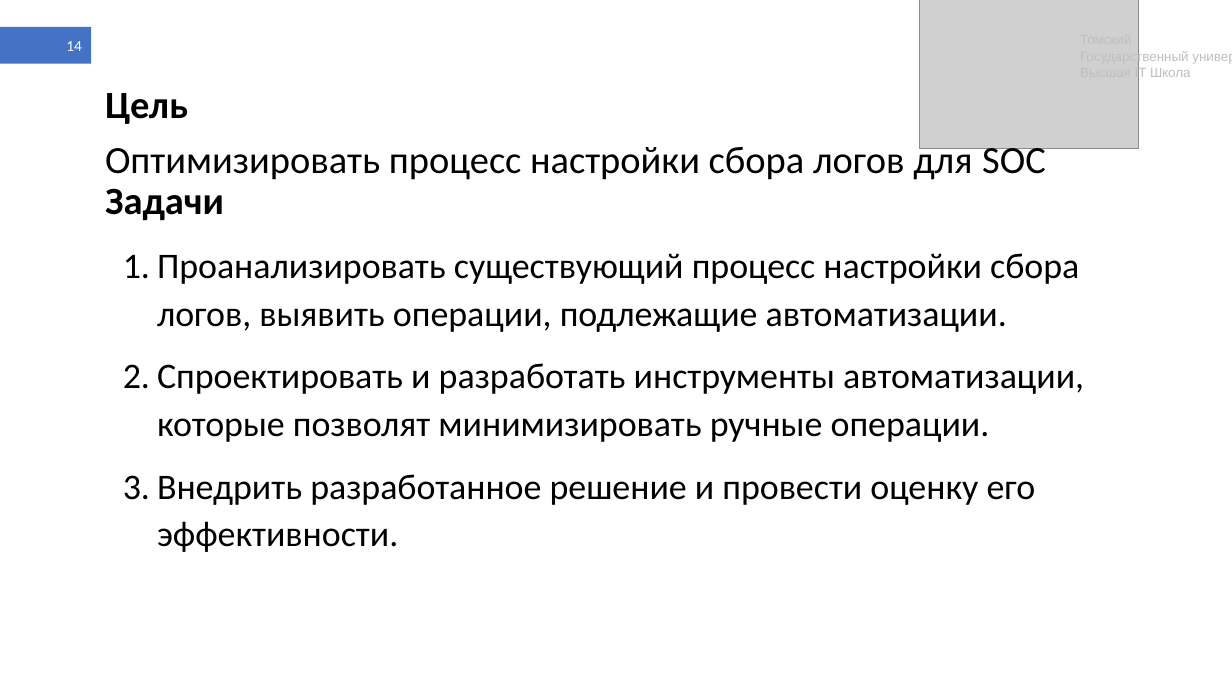
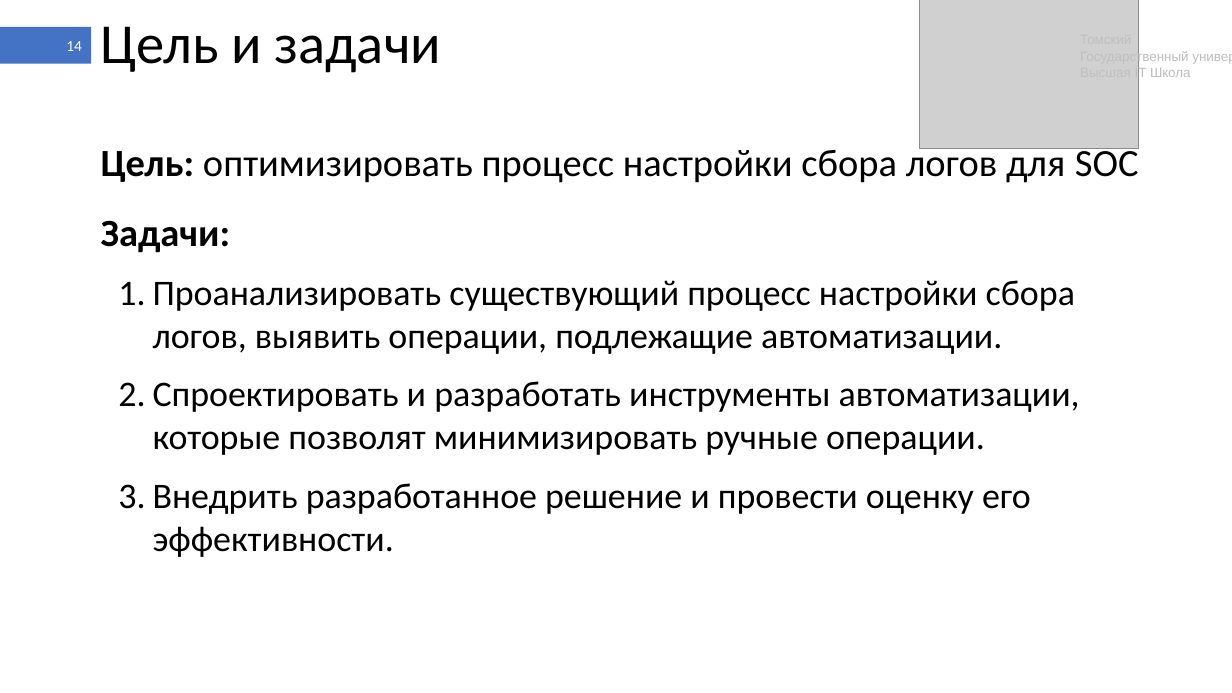
Before and after one commit to shameoff/GraduateWork, a slide deck: slide 14 of Презентация ВКР (в шаблоне).pptx. Drawn at 1232x693 pixels with LibreOffice and Linux fonts; fonts in the diff are those of the drawing; grey boxes stand for pictures. Boxes give left, top, right and bottom in pixels: in the first picture for what was removed or moved away, otherwise in the second. Text is boxed around its words. In the diff, an @@ line names an element or a change of style, - is before the commit and + after.

```diff
--- a/Презентация ВКР (в шаблоне).pptx
+++ b/Презентация ВКР (в шаблоне).pptx
@@ title added at (x1=101, y1=26, x2=441, y2=73), 44 pt, text #000000 @@
+Цель и задачи
@@ text "Цель: оптимизировать процесс настройки сбора ..." moved from (x1=105, y1=93, x2=1084, y2=552) to (x1=101, y1=144, x2=1139, y2=557) @@
@@ text at (x1=101, y1=144, x2=1139, y2=253): text changed @@
-Цель
-Оптимизировать процесс настройки сбора логов для SOC Задачи
+Цель: оптимизировать процесс настройки сбора логов для SOC Задачи:
@@ text at (x1=153, y1=280, x2=1080, y2=557): line spacing 1.1 to 1 @@
```
Also in this commit, not shown: 38 other slides changed, 1 other file.
